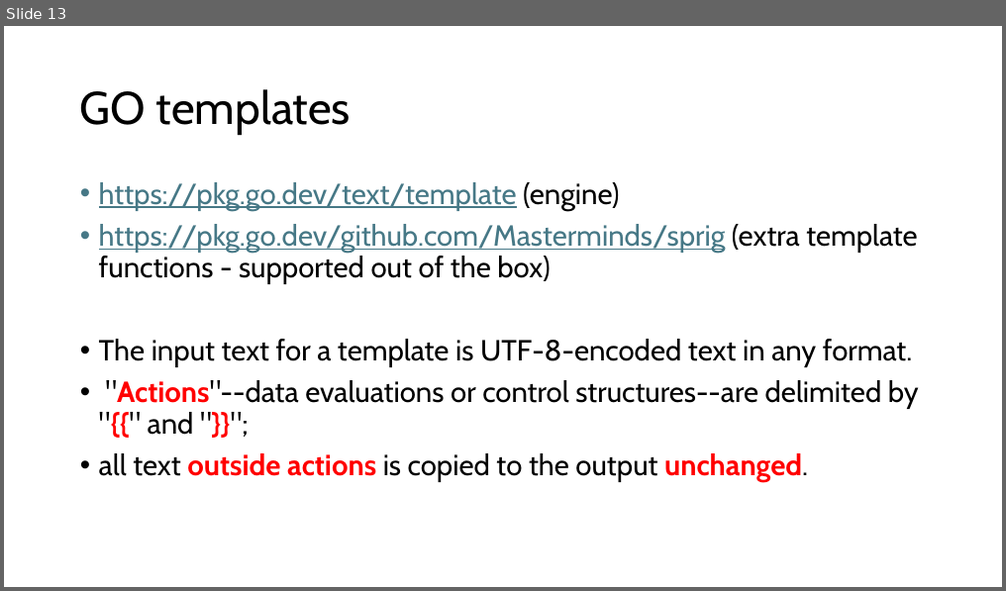
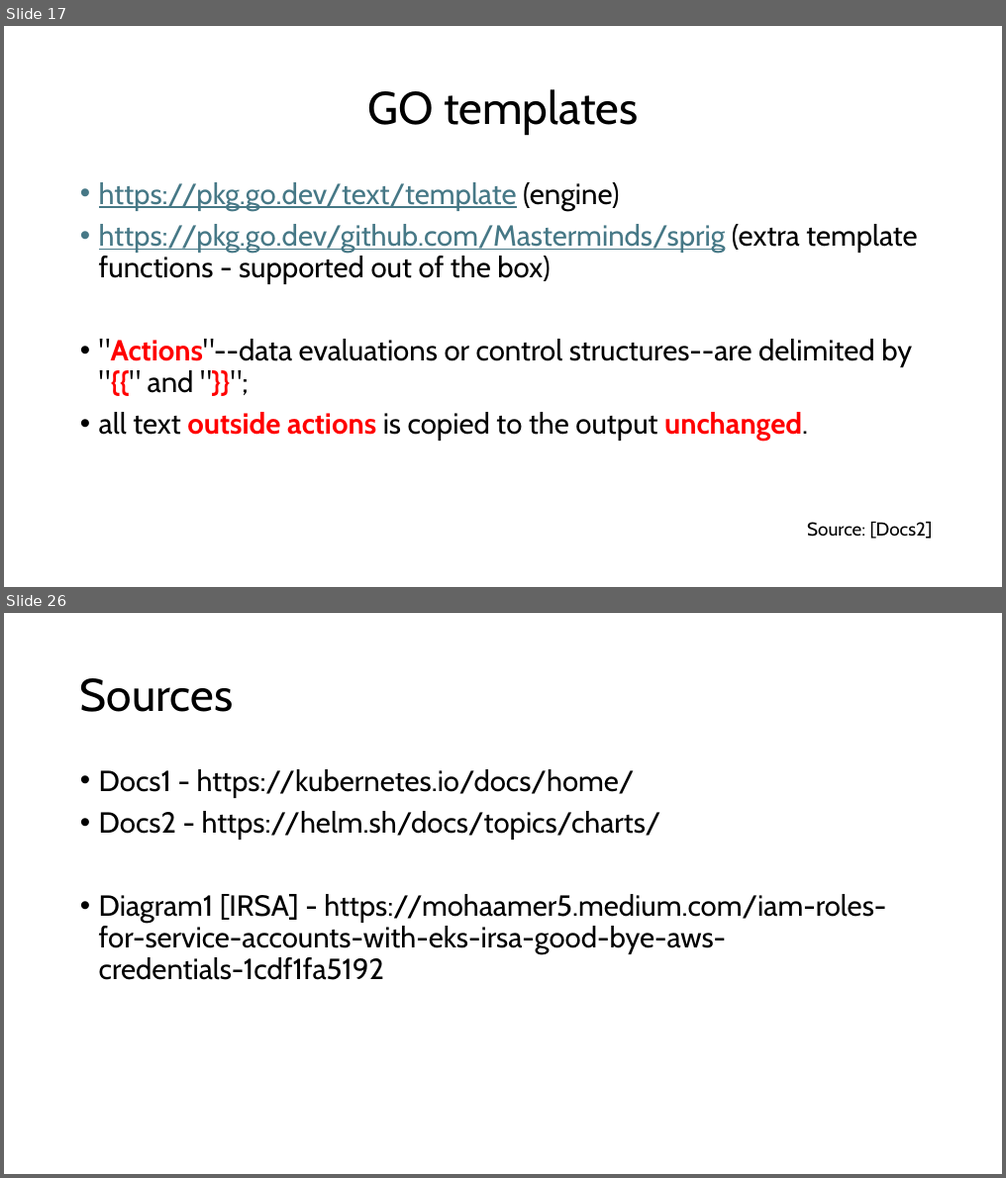
Before and after one commit to witmichal/spring-boot-k8s, a slide deck: kubernetes_vol2.pptx. Shown one above the other, each under a label of ours: slide 13 before the commit, slides 17 and 26 after it; the slides between them are not shown. The pictures are 1006x591 and 1006x1178 pixels, drawn with LibreOffice and Linux fonts; fonts in the diff are those of the drawing. Boxes give left, top, right and bottom in pixels: in the first picture for what was removed or moved away, otherwise in the second. Text is boxed around its words. In the diff, an @@ line names an element or a change of style, - is before the commit and + after.

```diff
--- a/kubernetes_vol2.pptx
+++ b/kubernetes_vol2.pptx
@@ slide 26 added at [4,613,1002,1174], background #FFFFFF @@
@@ title added at [80,678,233,712], 44 pt, text #000000 @@
+Sources
@@ text added at [99,769,886,980], 28 pt, text #000000 @@
+• Docs1 - https://kubernetes.io/docs/home/
+• Docs2 - https://helm.sh/docs/topics/charts/
+• Diagram1 [IRSA] - https://mohaamer5.medium.com/iam-roles-for-service-accounts-with-eks-irsa-good-bye-aws-credentials-1cdf1fa5192
@@ what was slide 13 is now slide 17 @@
@@ slide 17 changed as well @@
@@ title "GO templates" at [367,89,638,135]: alignment left to centre @@
@@ text at [99,339,912,368]: paragraph removed @@
-• The input text for a template is UTF-8-encoded text in any format.
@@ text added at [807,521,933,539], 18 pt, text #000000 @@
+Source: [Docs2]
```
Also in this commit, not shown: 3 other slides changed, 15 other slides added, 6 slides removed, 5 other files.
